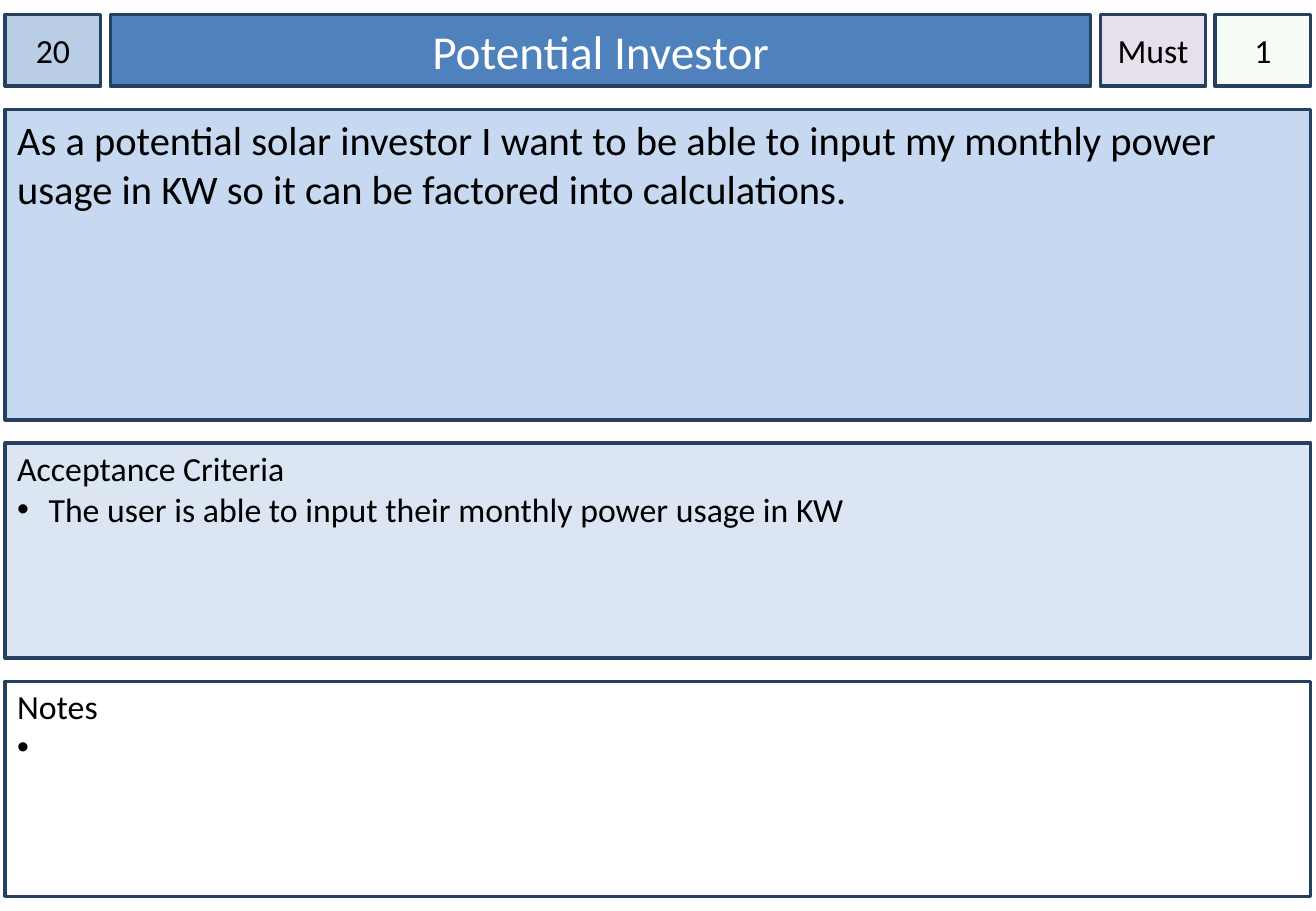
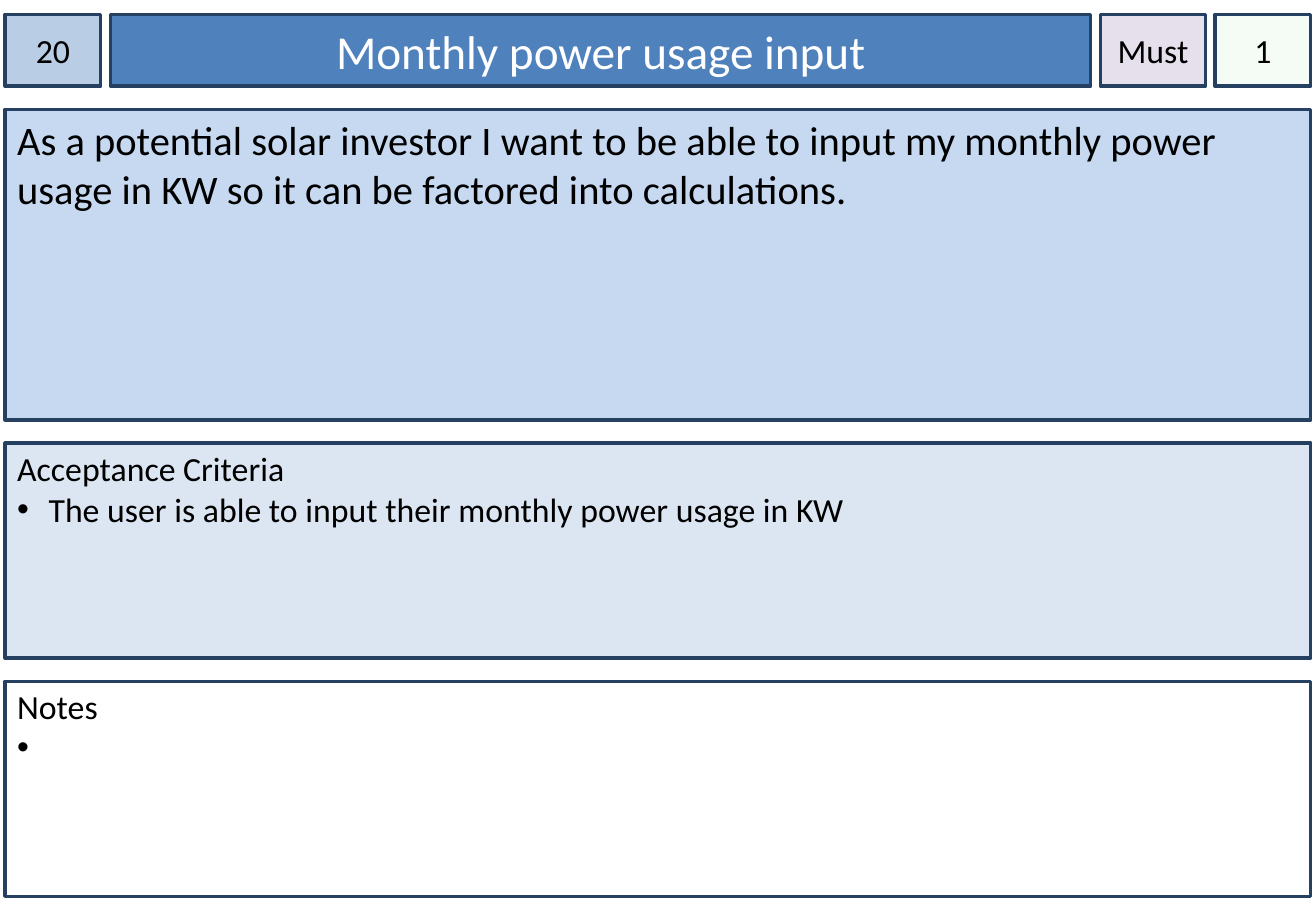
Before and after one commit to dkartaschew/anonymous-solarenergy, a slide deck: slide 20 of Documentation/User Stories.pptx. Drawn at 1316x911 pixels with LibreOffice and Linux fonts; fonts in the diff are those of the drawing. Boxes give left, top, right and bottom in pixels: in the first picture for what was removed or moved away, otherwise in the second. Text is boxed around its words. In the diff, an @@ line names an element or a change of style, - is before the commit and + after.

```diff
--- a/Documentation/User Stories.pptx
+++ b/Documentation/User Stories.pptx
@@ text in rectangle at (336, 36, 865, 77): text changed @@
-Potential Investor
+Monthly power usage input
```
Also in this commit, not shown: 30 other slides changed, 1 other file.
